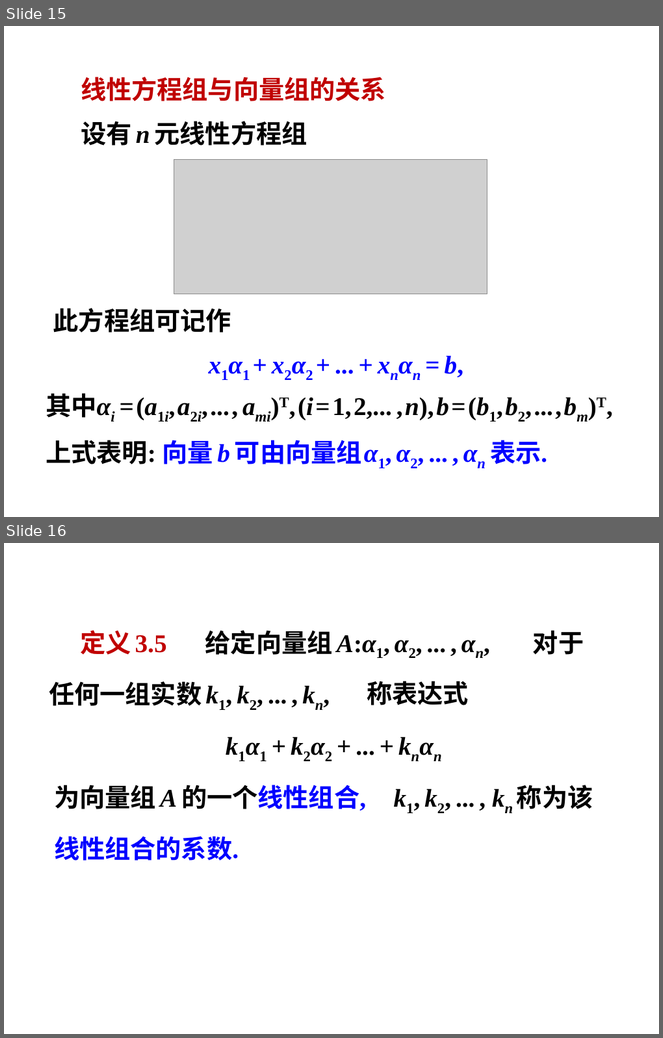
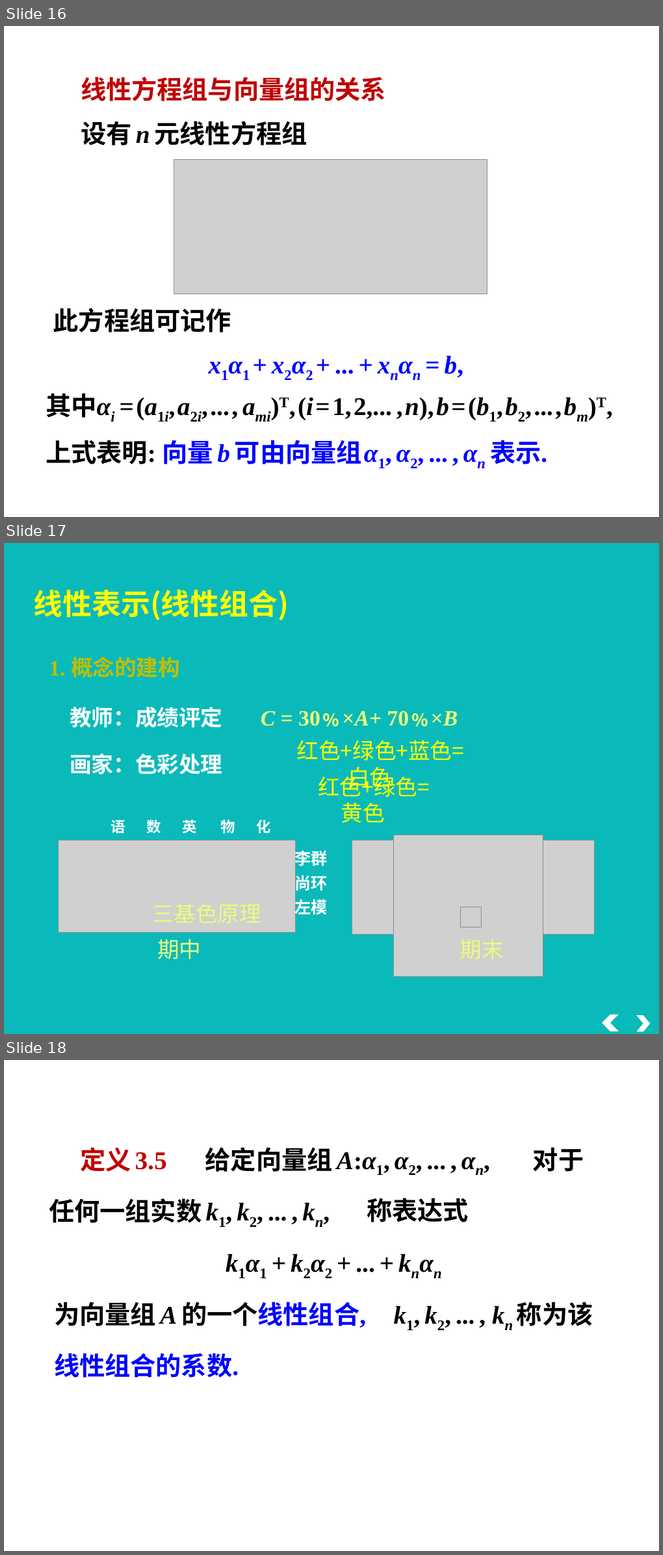
Before and after one commit to zeemeil/zeemeil.github.io, a slide deck: files/2025_2_LM/1107_0302.pptx. Shown one above the other, each under a label of ours: slides 15 and 16 before the commit, slides 16, 17 and 18 after it. The pictures are 663x1038 and 663x1555 pixels, drawn with LibreOffice and Linux fonts; fonts in the diff are those of the drawing; grey boxes stand for pictures; background and template pictures are left out. Boxes give left, top, right and bottom in pixels: in the first picture for what was removed or moved away, otherwise in the second. Text is boxed around its words. In the diff, an @@ line names an element or a change of style, - is before the commit and + after.

```diff
--- a/files/2025_2_LM/1107_0302.pptx
+++ b/files/2025_2_LM/1107_0302.pptx
@@ slide 17 added at (4,543,659,1034), background #0ABABA @@
@@ text added at (34,589,289,620), 32 pt, text #FFFF00, bold @@
+线性表示(线性组合)
@@ text added at (49,657,180,678), 24 pt, text #BFBF00, bold @@
+1. 概念的建构
@@ text added at (70,707,222,728), 24 pt, text #FFFFFF, bold @@
+教师：成绩评定
@@ text added at (261,711,458,726), 24 pt, text #ECFB7D, bold @@
+C = 30﹪×A+ 70﹪×B
@@ text added at (70,754,222,774), 24 pt, text #FFFFFF, bold @@
+画家：色彩处理
@@ text added at (297,740,465,791), 24 pt, text #FFFF00 @@
+红色+绿色+蓝色=白色
@@ text added at (318,773,430,823), 24 pt, text #FFFF00 @@
+红色+绿色=黄色
@@ text added at (348,767,391,791), 24 pt, text #ECFB7D @@
+三基色原理
@@ text added at (111,817,271,835), 16 pt, text #FFFFFF, bold @@
+语 数 英 物 化
@@ picture added at (59,841,296,933) @@
@@ text added at (295,848,327,918), 18 pt, text #FFFFFF, bold @@
+李群
+尚环
+左模
@@ picture added at (352,841,595,935) @@
@@ picture added at (394,835,544,976) @@
@@ picture added at (394,835,544,977) @@
@@ picture added at (461,907,482,928) @@
@@ text added at (157,939,201,960), 24 pt, text #ECFB7D @@
+期中 期末
@@ chevron added at (602,1015,620,1032), fill #FFFFFF @@
@@ chevron added at (637,1016,651,1032), fill #FFFFFF @@
@@ what was slide 15 is now slide 16 @@
@@ what was slide 16 is now slide 18 @@
```
Also in this commit, not shown: 9 other slides added, 11 other files.
